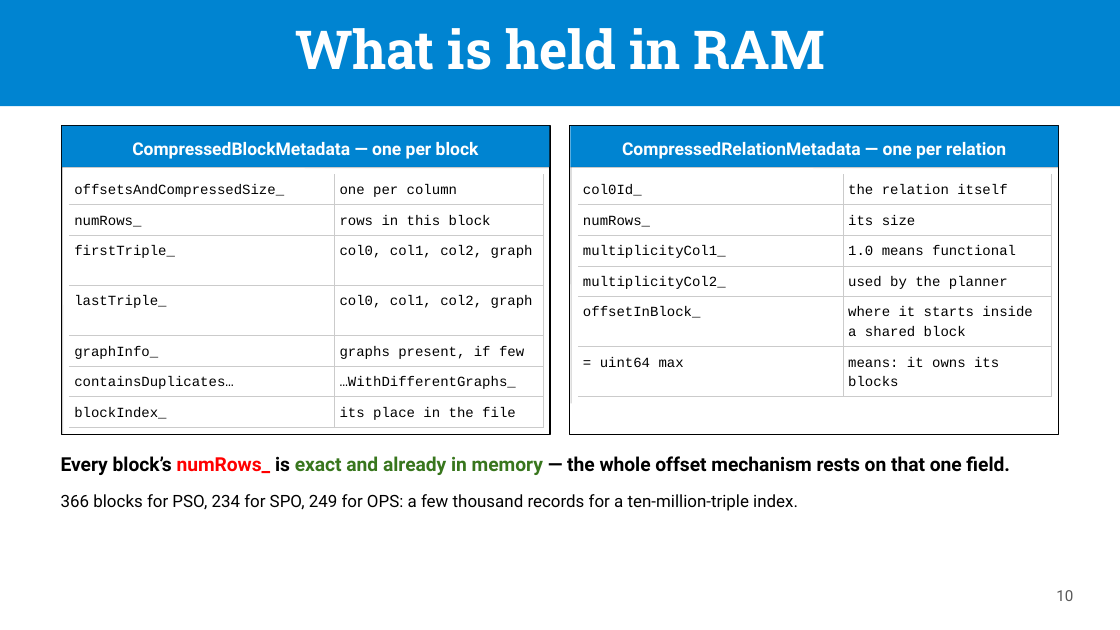
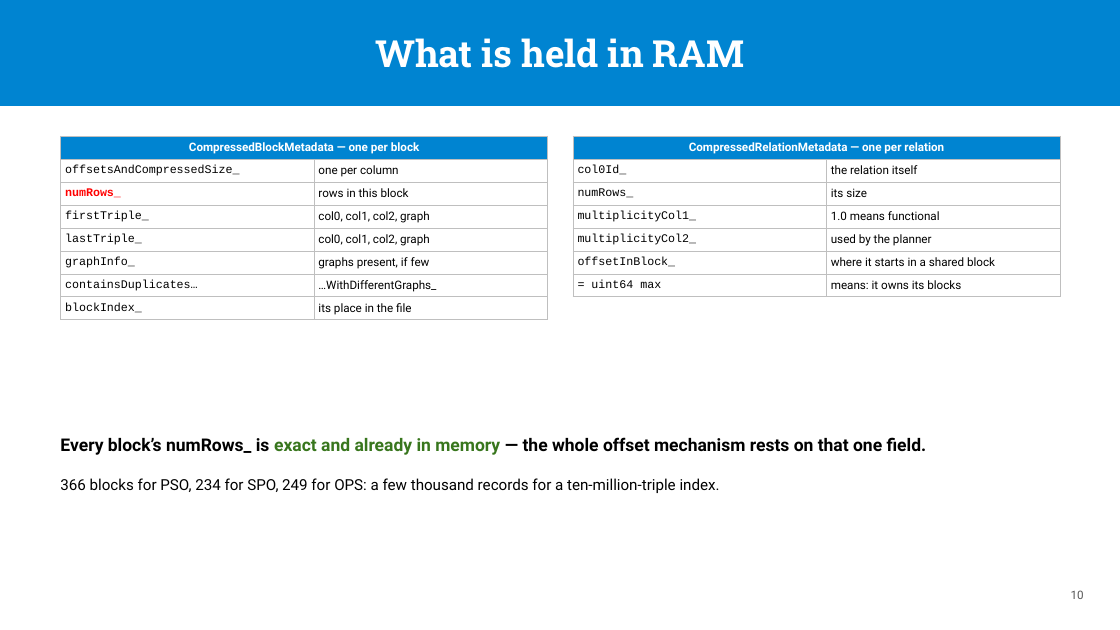
Before and after one commit to passage-org/passage, a slide deck: slide 10 of passage-qlever/slides/QLever as a Passage backend.pptx. Drawn at 1120x630 pixels with LibreOffice and Linux fonts; fonts in the diff are those of the drawing. Boxes give left, top, right and bottom in pixels: in the first picture for what was removed or moved away, otherwise in the second. Text is boxed around its words. In the diff, an @@ line names an element or a change of style, - is before the commit and + after.

```diff
--- a/passage-qlever/slides/QLever as a Passage backend.pptx
+++ b/passage-qlever/slides/QLever as a Passage backend.pptx
@@ rectangle removed at (0, 0, 1120, 106) @@
@@ rectangle added at (0, 0, 1120, 106), fill #0084D1 @@
@@ title "What is held in RAM": place and size @@
-title "What is held in RAM" at (295, 28, 825, 70)
+title "What is held in RAM" at (375, 38, 744, 68)
@@ title "What is held in RAM" at (375, 38, 744, 68): size 46 to 32 pt; line spacing 50.6pt to 1; vertical alignment top to middle @@
@@ table at (60, 136, 548, 319) @@
+row 1: CompressedBlockMetadata — one per block | 
@@ table: place and size @@
-table at (70, 175, 544, 428)
+table at (60, 136, 548, 319)
@@ rectangle removed at (61, 125, 550, 434) @@
@@ rectangle removed at (62, 126, 550, 167) @@
-CompressedBlockMetadata — one per block
@@ rectangle removed at (570, 125, 1059, 434) @@
@@ rectangle removed at (571, 126, 1059, 167) @@
-CompressedRelationMetadata — one per relation
@@ table at (573, 136, 1060, 293) @@
+row 1: CompressedRelationMetadata — one per relation | 
-row 6, column 2: where it starts inside a shared block
+row 6, column 2: where it starts in a shared block
@@ table: place and size @@
-table at (578, 175, 1052, 397)
+table at (573, 136, 1060, 293)
@@ line removed from (62, 167) to (549, 167) @@
@@ line removed from (62, 167) to (62, 434) @@
@@ line removed from (571, 167) to (1059, 167) @@
@@ line removed from (571, 167) to (571, 403) @@
@@ text "Every block’s numRows_ is exact ...": place and size @@
-text "Every block’s numRows_ is exact ..." at (61, 456, 1010, 475)
+text "Every block’s numRows_ is exact ..." at (60, 437, 927, 455)
@@ text "Every block’s numRows_ is exact ..." at (60, 437, 927, 455): size 16.5 to 15 pt; text colour #FF0000 to #000000 in "numRows_"; line spacing 23.1pt to 1.2 @@
@@ text "366 blocks for PSO, 234 ...": place and size @@
-text "366 blocks for PSO, 234 ..." at (61, 494, 798, 511)
+text "366 blocks for PSO, 234 ..." at (60, 478, 720, 493)
@@ text "366 blocks for PSO, 234 ..." at (60, 478, 720, 493): size 14.5 to 13 pt; line spacing 19.6pt to 1.2 @@
@@ page number: place and size @@
-page number at (1056, 590, 1073, 601)
+page number at (1071, 590, 1084, 599)
@@ page number at (1071, 590, 1084, 599): size 13 to 10 pt; line spacing 18.2pt to 1 @@
```
Also in this commit, not shown: 15 other slides changed, 2 other files.
